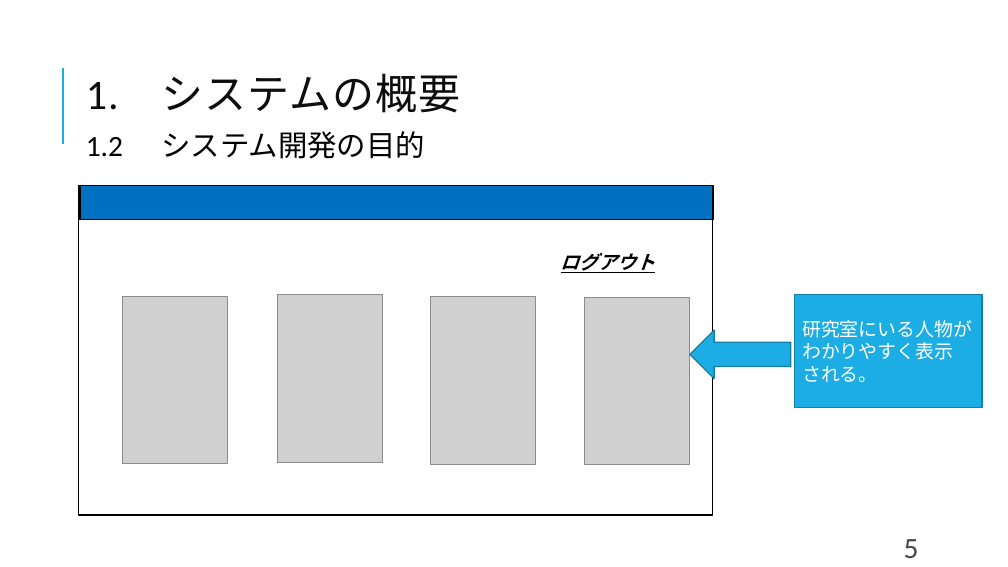
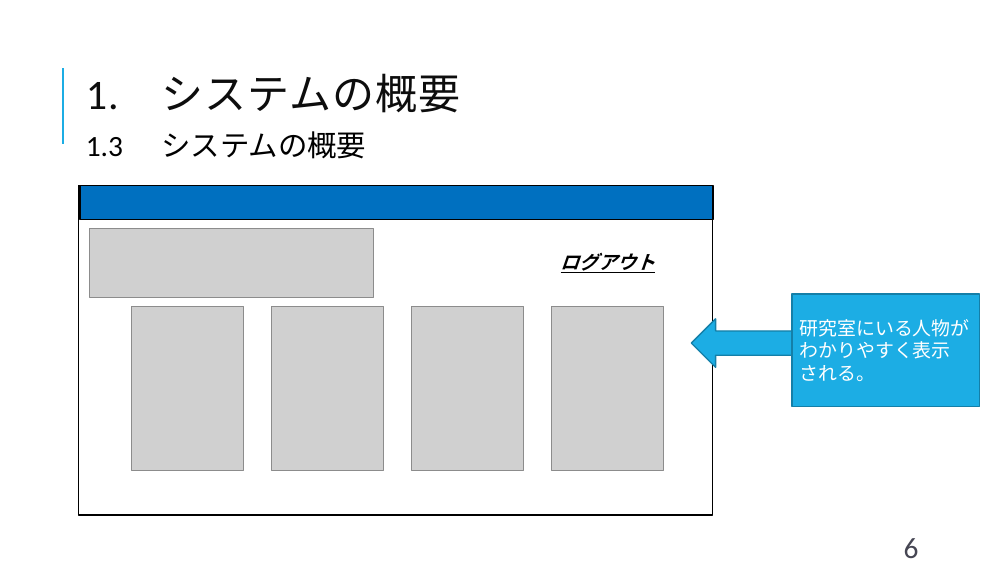
Before and after one commit to shimoda-a/pmpractice, a slide deck: slide 6 of yabuki-a/PM演習矢吹a/PM演習_中間報告_矢吹研A班.pptx (slide 5 before the commit). Drawn at 1008x567 pixels with LibreOffice and Linux fonts; fonts in the diff are those of the drawing; grey boxes stand for pictures. Boxes give left, top, right and bottom in pixels: in the first picture for what was removed or moved away, otherwise in the second. Text is boxed around its words. In the diff, an @@ line names an element or a change of style, - is before the commit and + after.

```diff
--- a/yabuki-a/PM演習矢吹a/PM演習_中間報告_矢吹研A班.pptx
+++ b/yabuki-a/PM演習矢吹a/PM演習_中間報告_矢吹研A班.pptx
@@ text at <box>86,131,366,159</box>: text changed @@
-1.2 システム開発の目的
+1.3 システムの概要
@@ picture added at <box>90,228,374,297</box> @@
@@ picture: place and size @@
-picture at <box>123,297,228,464</box>
+picture at <box>132,306,244,470</box>
@@ picture: place and size @@
-picture at <box>277,295,382,463</box>
+picture at <box>271,306,384,470</box>
@@ picture: place and size @@
-picture at <box>431,296,536,464</box>
+picture at <box>411,306,524,470</box>
@@ picture: place and size @@
-picture at <box>585,297,690,464</box>
+picture at <box>551,306,664,470</box>
@@ right arrow: place and size @@
-right arrow at <box>690,330,791,379</box>
+right arrow at <box>691,319,792,368</box>
@@ page number at <box>904,538,919,558</box>: text changed @@
-5
+6
```
Also in this commit, not shown: 10 other slides changed, 2 slides added, 1 slide removed, 2 other files.
